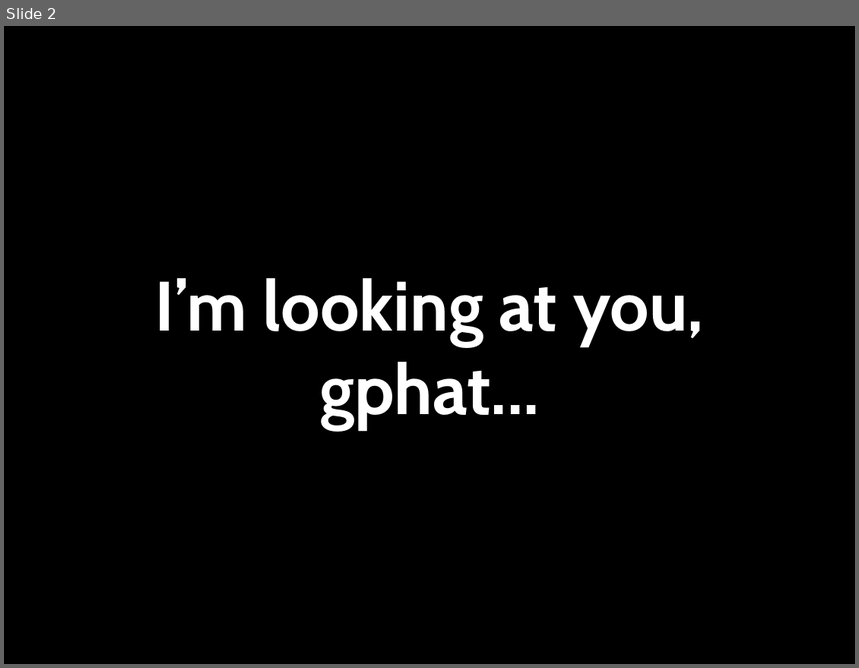
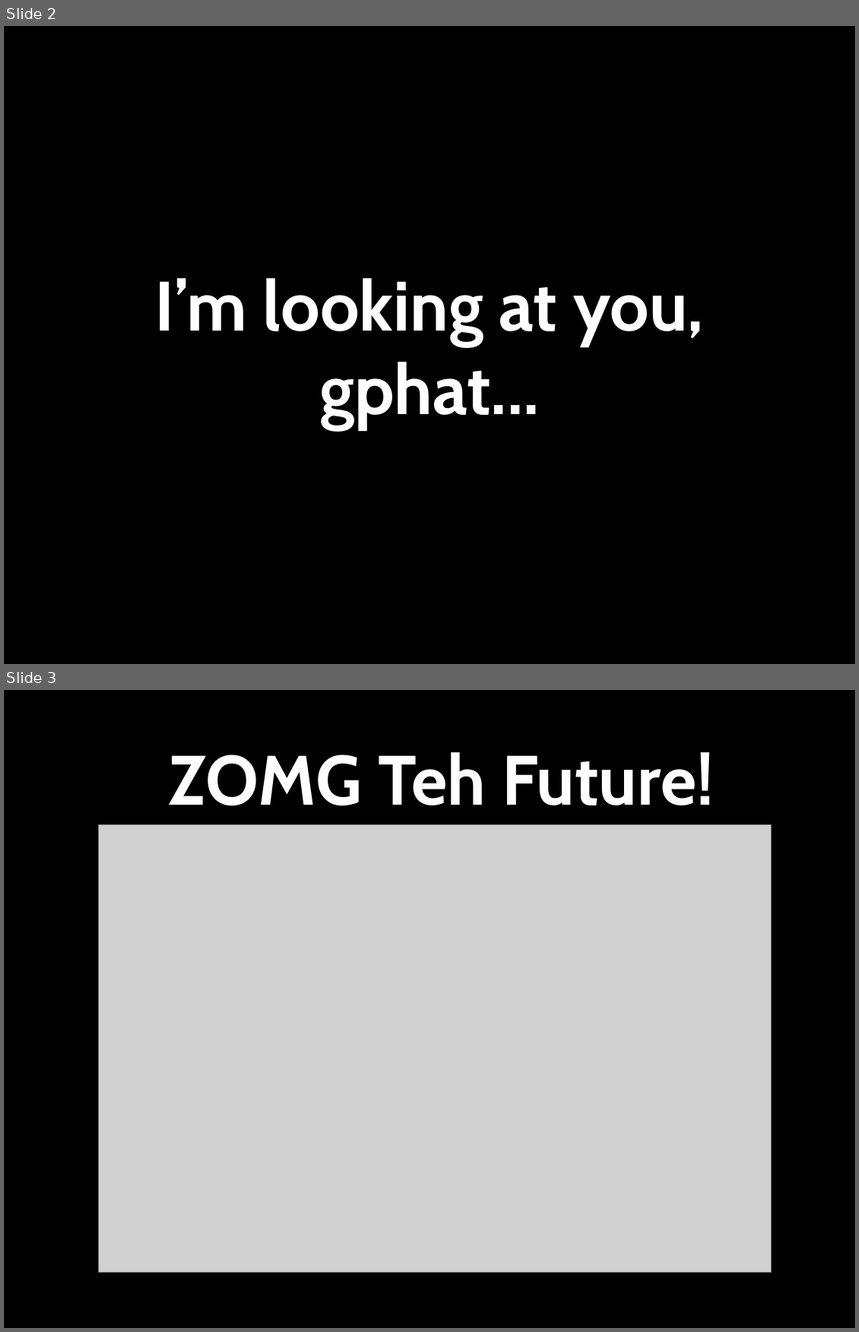
Before and after one commit to ubu/yapcna_2012, a slide deck: magpie.ppt. Shown one above the other, each under a label of ours: slide 2 before the commit, slides 2 and 3 after it. The pictures are 859x668 and 859x1332 pixels, drawn with LibreOffice and Linux fonts; fonts in the diff are those of the drawing; grey boxes stand for pictures. Boxes give left, top, right and bottom in pixels: in the first picture for what was removed or moved away, otherwise in the second. Text is boxed around its words. In the diff, an @@ line names an element or a change of style, - is before the commit and + after.

```diff
--- a/magpie.ppt
+++ b/magpie.ppt
@@ slide 3 added at [4,690,855,1328], background #000000 @@
@@ title added at [168,752,714,806], 84 pt, text #FFFFFF, bold @@
+ZOMG Teh Future!
@@ picture added at [98,825,772,1272] @@
```
Also in this commit, not shown: 2 slides changed, 24 other slides added, 5 other files.
